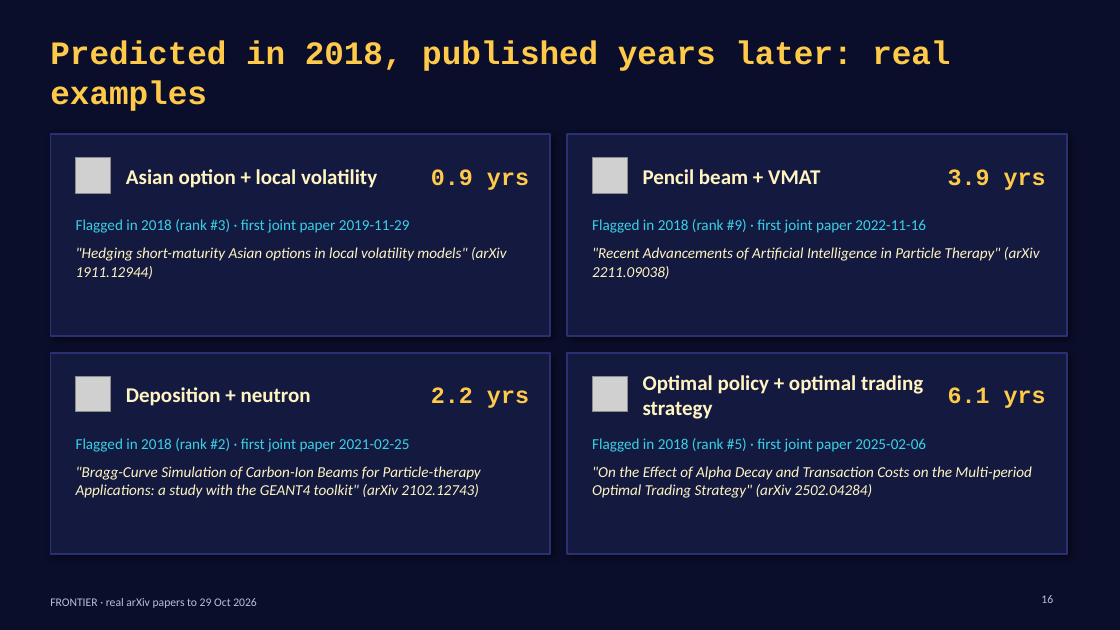
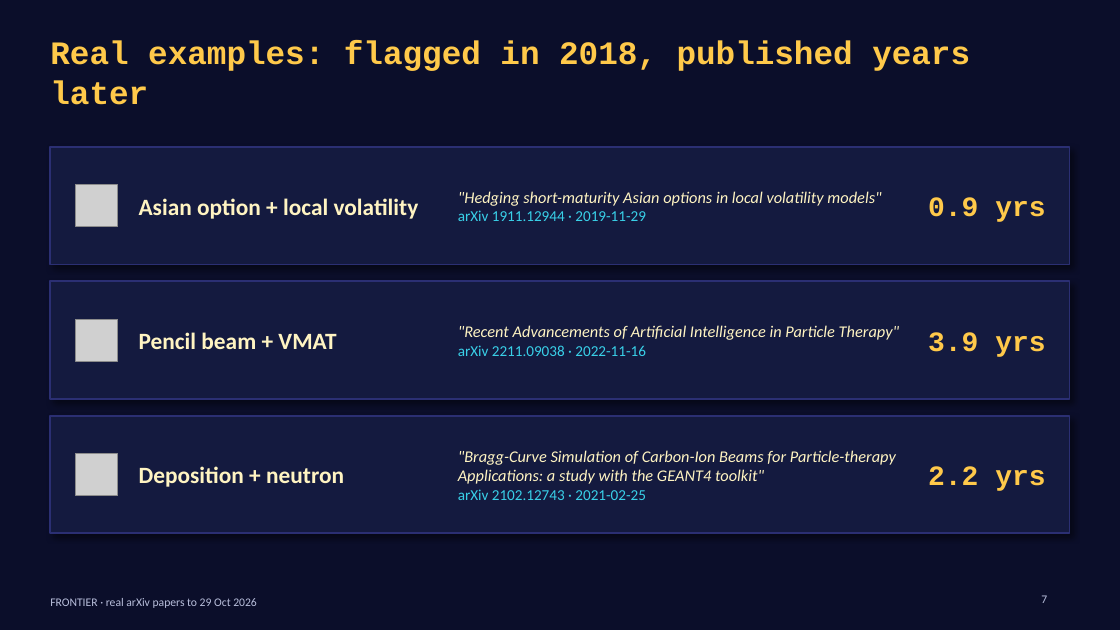
Before and after one commit to harri-selva/FRONTIER, a slide deck: slide 7 of deck/FRONTIER_pitch.pptx (slide 16 before the commit). Drawn at 1120x630 pixels with LibreOffice and Linux fonts; fonts in the diff are those of the drawing; grey boxes stand for pictures. Boxes give left, top, right and bottom in pixels: in the first picture for what was removed or moved away, otherwise in the second. Text is boxed around its words. In the diff, an @@ line names an element or a change of style, - is before the commit and + after.

```diff
--- a/deck/FRONTIER_pitch.pptx
+++ b/deck/FRONTIER_pitch.pptx
@@ title at (x1=50, y1=41, x2=970, y2=105): text changed @@
-Predicted in 2018, published years later: real examples
+Real examples: flagged in 2018, published years later
@@ rectangle resized from (x1=50, y1=134, x2=550, y2=336) to (x1=50, y1=147, x2=1070, y2=265) @@
@@ rectangle removed at (x1=567, y1=134, x2=1067, y2=336) @@
@@ text "Asian option + local volatility" moved from (x1=126, y1=169, x2=377, y2=188) to (x1=139, y1=198, x2=419, y2=219) @@
@@ vertical alignment top to middle in 3 elements at (x1=458, y1=450, x2=896, y2=500), (x1=458, y1=325, x2=899, y2=356), (x1=458, y1=191, x2=881, y2=221) @@
@@ text "0.9 yrs" moved from (x1=431, y1=169, x2=529, y2=190) to (x1=928, y1=197, x2=1045, y2=222) @@
@@ picture resized from (x1=76, y1=158, x2=111, y2=193) to (x1=76, y1=185, x2=118, y2=227) @@
@@ text at (x1=458, y1=191, x2=881, y2=221): text changed; size 13 to 14 pt @@
-"Hedging short-maturity Asian options in local volatility models" (arXiv 1911.12944)
+"Hedging short-maturity Asian options in local volatility models"
+arXiv 1911.12944 · 2019-11-29
@@ text removed at (x1=76, y1=219, x2=410, y2=233) @@
-Flagged in 2018 (rank #3) · first joint paper 2019-11-29
@@ text removed at (x1=592, y1=219, x2=926, y2=233) @@
-Flagged in 2018 (rank #9) · first joint paper 2022-11-16
@@ rectangle added at (x1=50, y1=281, x2=1070, y2=399), fill #141A3F, outline #2B2F73 1.5 pt @@
@@ size 18 to 20 pt in 3 elements at (x1=139, y1=198, x2=419, y2=219), (x1=139, y1=466, x2=344, y2=487), (x1=139, y1=332, x2=336, y2=349) @@
@@ text "Pencil beam + VMAT" moved from (x1=643, y1=169, x2=820, y2=184) to (x1=139, y1=332, x2=336, y2=349) @@
@@ text "3.9 yrs" moved from (x1=948, y1=169, x2=1046, y2=190) to (x1=928, y1=332, x2=1045, y2=357) @@
@@ picture resized from (x1=76, y1=376, x2=111, y2=412) to (x1=76, y1=319, x2=118, y2=361) @@
@@ text at (x1=458, y1=325, x2=899, y2=356): text changed; size 13 to 14 pt @@
-"Recent Advancements of Artificial Intelligence in Particle Therapy" (arXiv 2211.09038)
+"Recent Advancements of Artificial Intelligence in Particle Therapy"
+arXiv 2211.09038 · 2022-11-16
@@ rectangle removed at (x1=567, y1=353, x2=1067, y2=555) @@
@@ picture removed at (x1=592, y1=376, x2=628, y2=412) @@
@@ text removed at (x1=643, y1=375, x2=923, y2=419) @@
-Optimal policy + optimal trading strategy
@@ text removed at (x1=948, y1=387, x2=1046, y2=408) @@
-6.1 yrs
@@ rectangle resized from (x1=50, y1=353, x2=550, y2=555) to (x1=50, y1=416, x2=1070, y2=534) @@
@@ text removed at (x1=76, y1=438, x2=410, y2=452) @@
-Flagged in 2018 (rank #2) · first joint paper 2021-02-25
@@ text "Deposition + neutron" moved from (x1=126, y1=387, x2=311, y2=406) to (x1=139, y1=466, x2=344, y2=487) @@
@@ text removed at (x1=592, y1=438, x2=926, y2=452) @@
-Flagged in 2018 (rank #5) · first joint paper 2025-02-06
@@ size 20 to 24 pt in 3 elements at (x1=928, y1=197, x2=1045, y2=222), (x1=928, y1=332, x2=1045, y2=357), (x1=928, y1=466, x2=1045, y2=491) @@
@@ text "2.2 yrs" moved from (x1=431, y1=387, x2=529, y2=408) to (x1=928, y1=466, x2=1045, y2=491) @@
@@ picture resized from (x1=592, y1=158, x2=628, y2=193) to (x1=76, y1=454, x2=118, y2=496) @@
@@ text at (x1=458, y1=450, x2=896, y2=500): text changed; size 13 to 14 pt @@
-"Bragg-Curve Simulation of Carbon-Ion Beams for Particle-therapy Applications: a study with the GEANT4 toolkit" (arXiv 2102.12743)
+"Bragg-Curve Simulation of Carbon-Ion Beams for Particle-therapy Applications: a study with the GEANT4 toolkit"
+arXiv 2102.12743 · 2021-02-25
@@ text removed at (x1=592, y1=466, x2=1031, y2=498) @@
-"On the Effect of Alpha Decay and Transaction Costs on the Multi-period Optimal Trading Strategy" (arXiv 2502.04284)
@@ page number at (x1=1041, y1=595, x2=1047, y2=603): text changed @@
-16
+7
```
Also in this commit, not shown: 5 other slides changed, 2 slides added, 13 slides removed, 1 other file.
